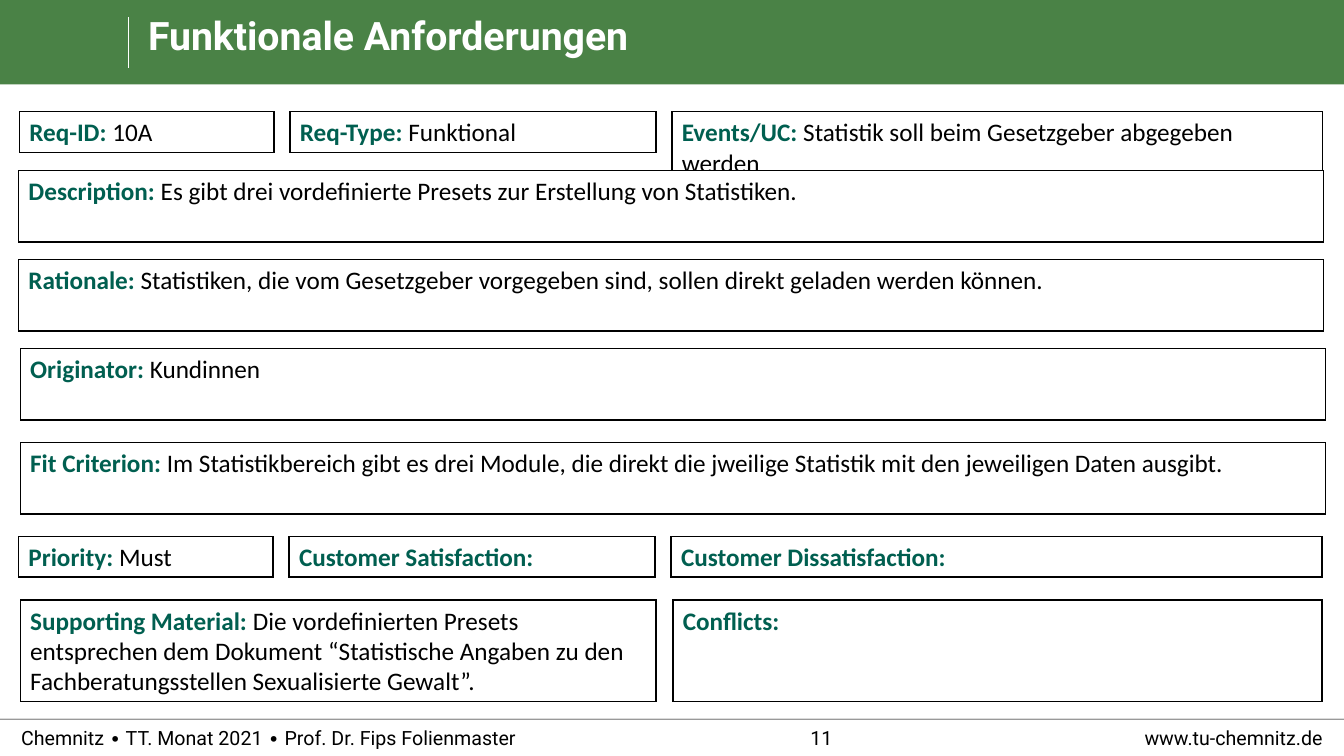
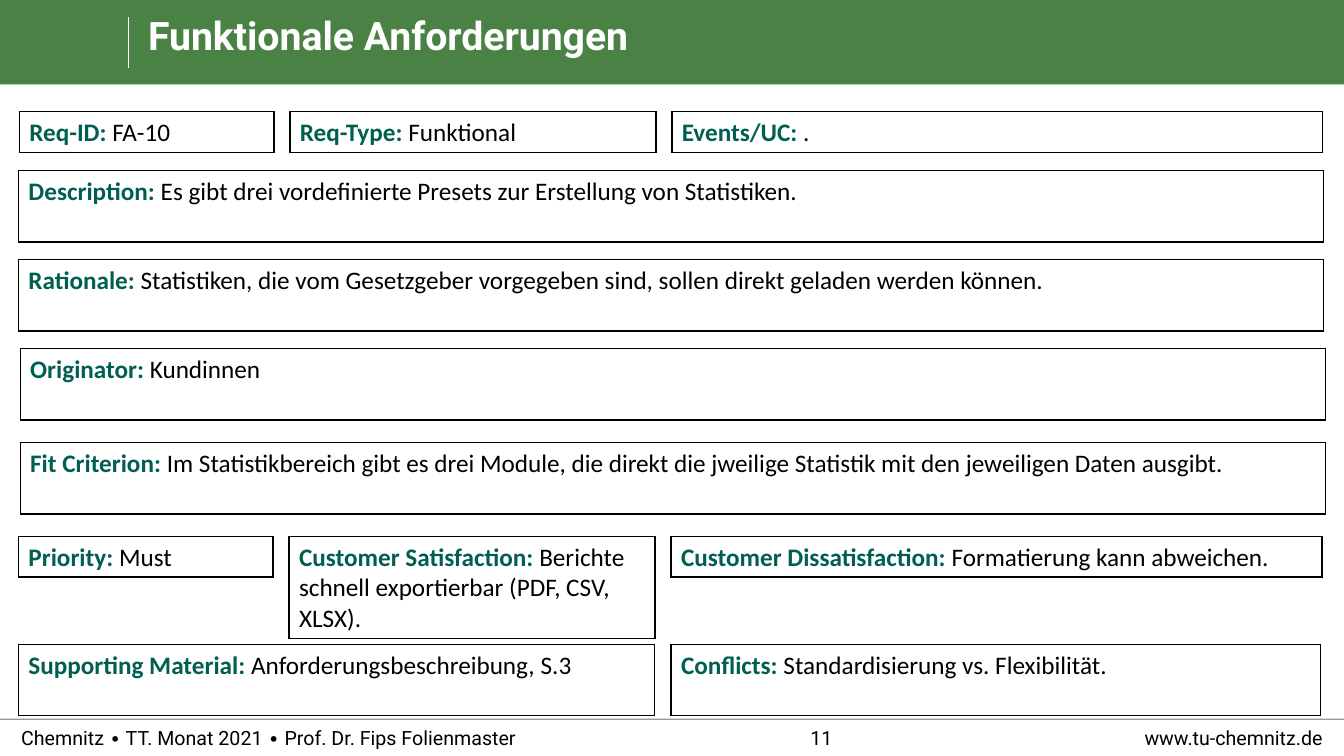
Before and after one commit to RealBiggerBo/Softwaretechnik, a slide deck: slide 11 of SnowCards_Requirements.pptx. Drawn at 1344x756 pixels with LibreOffice and Linux fonts; fonts in the diff are those of the drawing; background and template pictures are left out. Boxes give left, top, right and bottom in pixels: in the first picture for what was removed or moved away, otherwise in the second. Text is boxed around its words. In the diff, an @@ line names an element or a change of style, - is before the commit and + after.

```diff
--- a/SnowCards_Requirements.pptx
+++ b/SnowCards_Requirements.pptx
@@ rectangle "Events/UC: .": place and size @@
-rectangle "Events/UC: ." at (673, 112, 1324, 184)
+rectangle "Events/UC: ." at (673, 112, 1324, 152)
@@ text in rectangle at (29, 124, 170, 145): text changed @@
-Req-ID: 10A
+Req-ID: FA-10
@@ text in rectangle at (682, 123, 798, 142): text changed; text colour #000000 to #005F50; bold on @@
-Events/UC: Statistik soll beim Gesetzgeber abgegeben werden
+Events/UC: .
@@ rectangle "Customer Satisfaction: Berichte schnell exportierbar ...": place and size @@
-rectangle "Customer Satisfaction: Berichte schnell exportierbar ..." at (289, 536, 655, 577)
+rectangle "Customer Satisfaction: Berichte schnell exportierbar ..." at (289, 536, 655, 638)
@@ text in rectangle at (299, 548, 624, 631): text changed; text colour #005F50 to #000000; bold off @@
-Customer Satisfaction:
+Customer Satisfaction: Berichte schnell exportierbar (PDF, CSV, XLSX).
@@ text in rectangle at (681, 548, 1268, 571): text changed; text colour #005F50 to #000000; bold off @@
-Customer Dissatisfaction:
+Customer Dissatisfaction: Formatierung kann abweichen.
@@ rectangle "Supporting Material: Anforderungsbeschreibung, S.3": place and size @@
-rectangle "Supporting Material: Anforderungsbeschreibung, S.3" at (20, 600, 656, 702)
+rectangle "Supporting Material: Anforderungsbeschreibung, S.3" at (18, 644, 654, 716)
@@ text in rectangle at (28, 656, 572, 679): text changed @@
-Supporting Material: Die vordefinierten Presets entsprechen dem Dokument “Statistische Angaben zu den Fachberatungsstellen Sexualisierte Gewalt”.
+Supporting Material: Anforderungsbeschreibung, S.3
@@ rectangle "Conflicts: Standardisierung vs. Flexibilität.": place and size @@
-rectangle "Conflicts: Standardisierung vs. Flexibilität." at (674, 600, 1323, 702)
+rectangle "Conflicts: Standardisierung vs. Flexibilität." at (671, 644, 1321, 716)
@@ text in rectangle at (681, 656, 1106, 679): text changed; text colour #005F50 to #000000; bold off @@
-Conflicts:
+Conflicts: Standardisierung vs. Flexibilität.
```
Also in this commit, not shown: 27 other slides changed.
